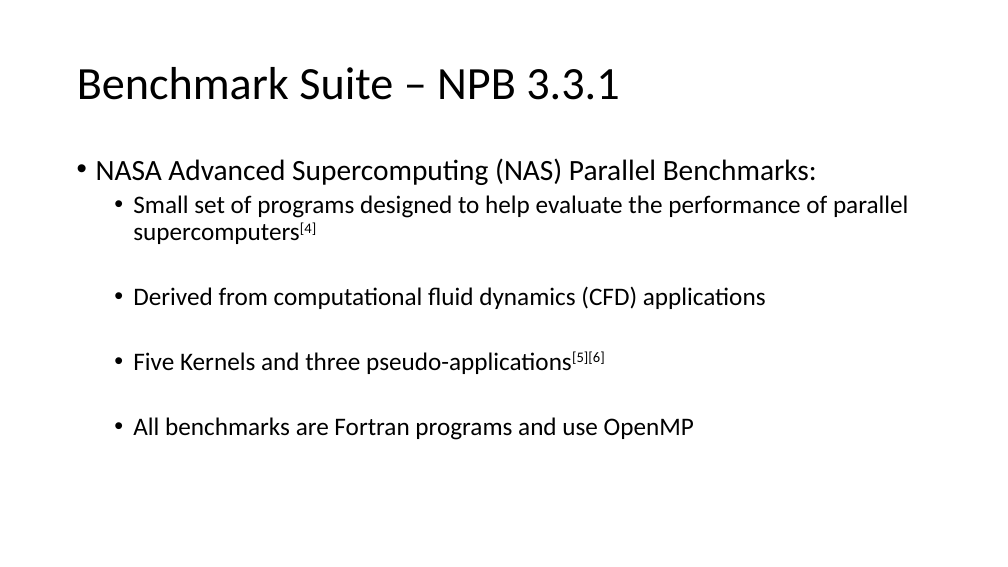
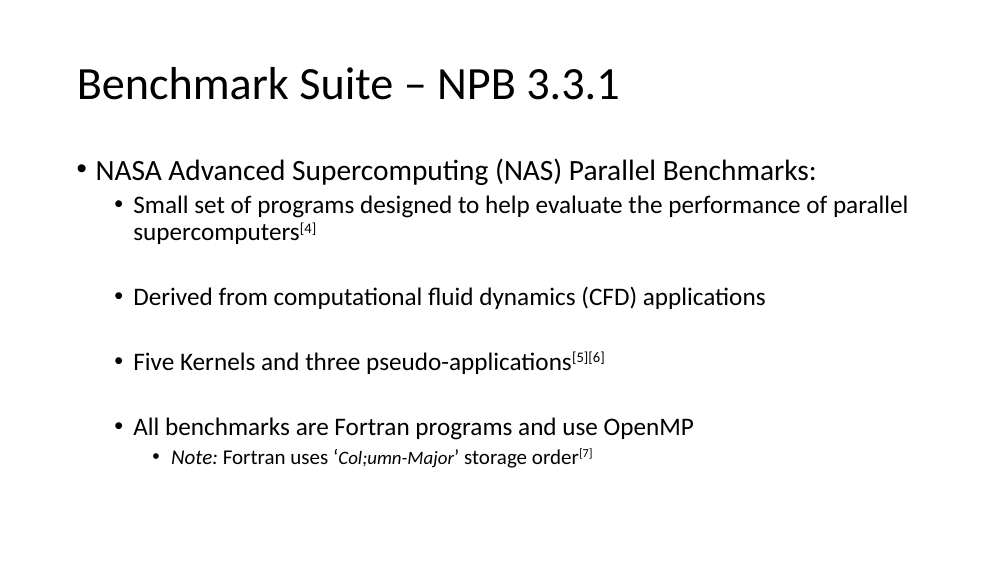
Before and after one commit to itomaldonado/multiprocessor-benchmarking-exploration, a slide deck: slide 5 of presentation.ppt. Drawn at 1008x567 pixels with LibreOffice and Linux fonts; fonts in the diff are those of the drawing. Boxes give left, top, right and bottom in pixels: in the first picture for what was removed or moved away, otherwise in the second. Text is boxed around its words. In the diff, an @@ line names an element or a change of style, - is before the commit and + after.

```diff
--- a/presentation.ppt
+++ b/presentation.ppt
@@ text at <box>171,448,593,468</box>: paragraph added @@
+    • Note: Fortran uses ‘Col;umn-Major’ storage order[7]
```
Also in this commit, not shown: 2 other slides changed, 1 other file.
